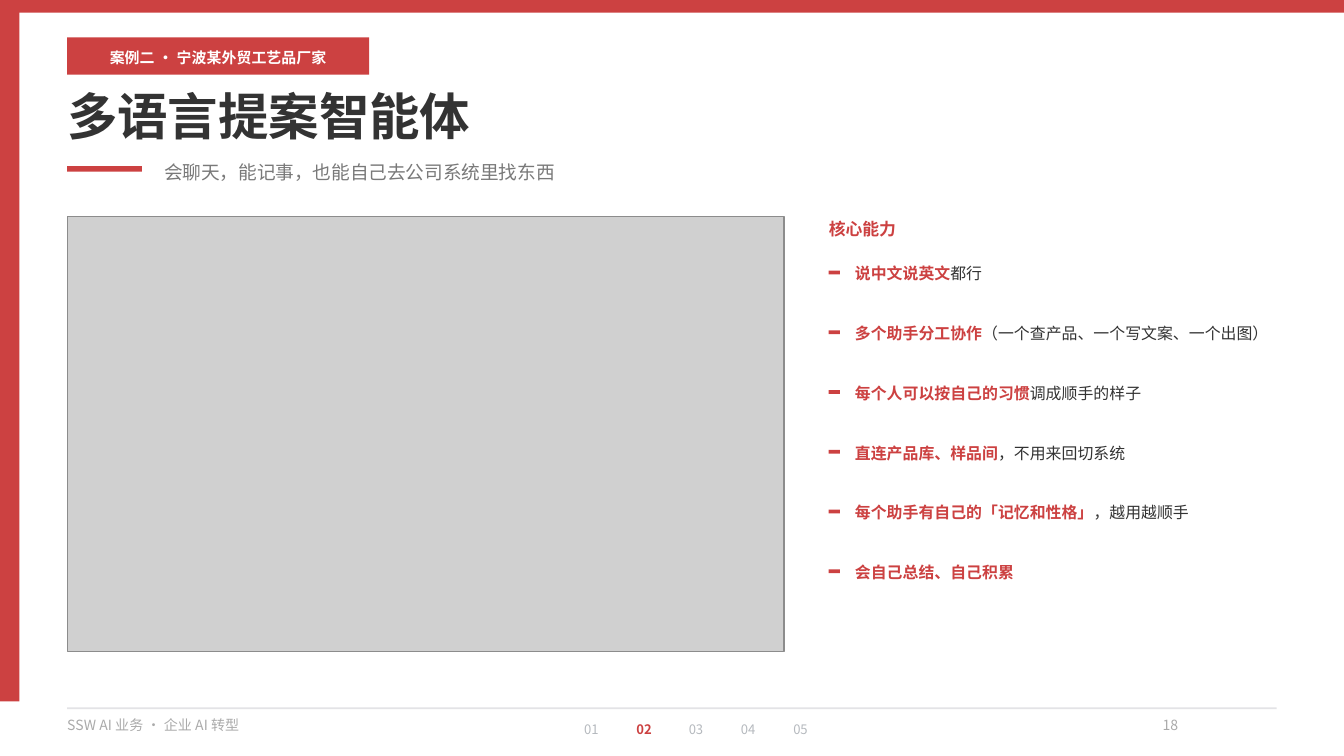
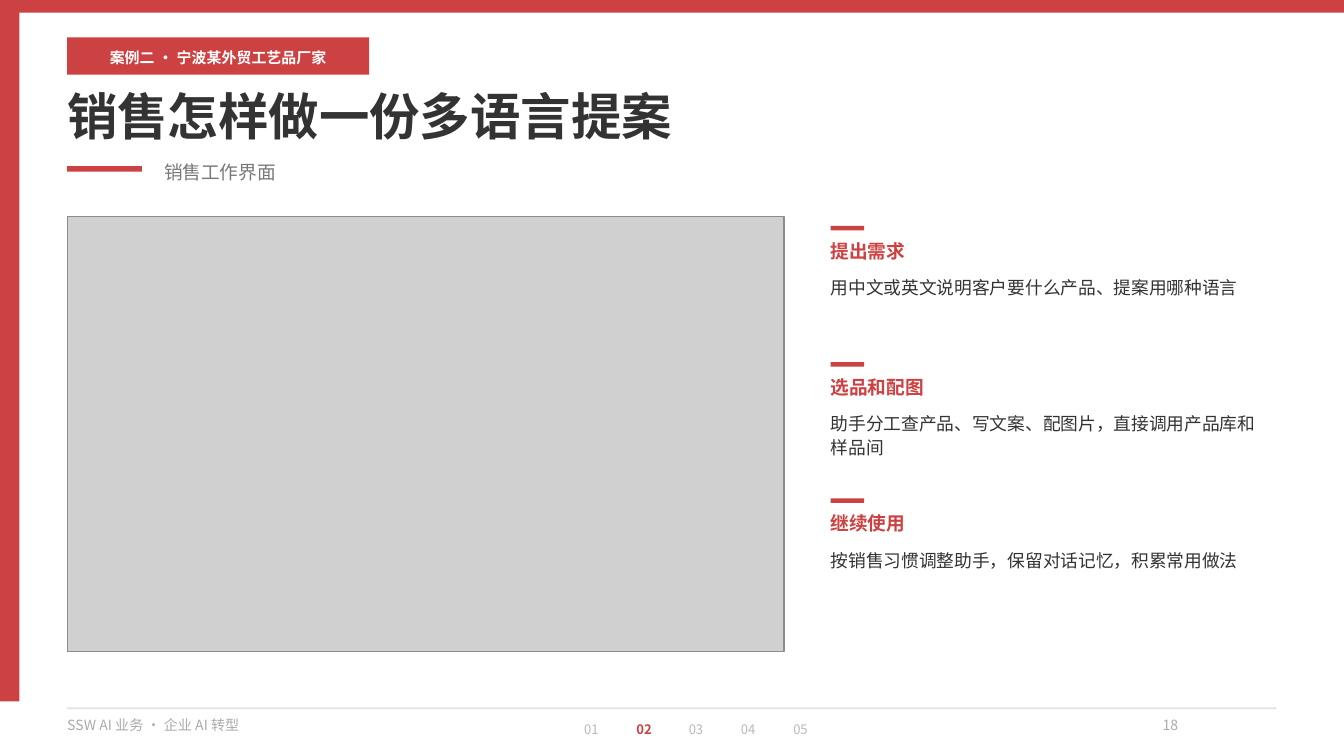
Before and after one commit to hveraus/ssw-business, a slide deck: slide 18 of SSW AI 业务_v2/SSW AI 业务_v3.pptx. Drawn at 1344x756 pixels with LibreOffice and Linux fonts; fonts in the diff are those of the drawing; grey boxes stand for pictures. Boxes give left, top, right and bottom in pixels: in the first picture for what was removed or moved away, otherwise in the second. Text is boxed around its words. In the diff, an @@ line names an element or a change of style, - is before the commit and + after.

```diff
--- a/SSW AI 业务_v2/SSW AI 业务_v3.pptx
+++ b/SSW AI 业务_v2/SSW AI 业务_v3.pptx
@@ text at (x1=67, y1=92, x2=672, y2=140): text changed @@
-多语言提案智能体
+销售怎样做一份多语言提案
@@ text at (x1=164, y1=163, x2=276, y2=181): text changed @@
-会聊天，能记事，也能自己去公司系统里找东西
+销售工作界面
@@ text removed at (x1=829, y1=220, x2=896, y2=237) @@
-核心能力
@@ rectangle resized from (x1=829, y1=270, x2=840, y2=274) to (x1=831, y1=226, x2=864, y2=230) @@
@@ text added at (x1=831, y1=242, x2=905, y2=260), 10 pt, text #CC4141, bold @@
+提出需求
@@ text removed at (x1=855, y1=265, x2=982, y2=281) @@
-说中文说英文都行
@@ text added at (x1=831, y1=279, x2=1238, y2=296), 9.5 pt, text #333333 @@
+用中文或英文说明客户要什么产品、提案用哪种语言
@@ rectangle removed at (x1=829, y1=331, x2=840, y2=335) @@
@@ rectangle resized from (x1=829, y1=390, x2=840, y2=394) to (x1=831, y1=362, x2=864, y2=366) @@
@@ text added at (x1=831, y1=378, x2=924, y2=396), 10 pt, text #CC4141, bold @@
+选品和配图
@@ text removed at (x1=855, y1=385, x2=1141, y2=401) @@
-每个人可以按自己的习惯调成顺手的样子
@@ text at (x1=831, y1=415, x2=1256, y2=456): text changed; size 8.5 to 9.5 pt @@
-多个助手分工协作（一个查产品、一个写文案、一个出图）
+助手分工查产品、写文案、配图片，直接调用产品库和样品间
@@ text removed at (x1=855, y1=445, x2=1125, y2=461) @@
-直连产品库、样品间，不用来回切系统
@@ rectangle removed at (x1=829, y1=450, x2=840, y2=454) @@
@@ rectangle resized from (x1=829, y1=509, x2=840, y2=513) to (x1=831, y1=499, x2=864, y2=503) @@
@@ text removed at (x1=855, y1=504, x2=1189, y2=520) @@
-每个助手有自己的「记忆和性格」，越用越顺手
@@ text added at (x1=831, y1=514, x2=905, y2=532), 10 pt, text #CC4141, bold @@
+继续使用
@@ text added at (x1=831, y1=552, x2=1238, y2=569), 9.5 pt, text #333333 @@
+按销售习惯调整助手，保留对话记忆，积累常用做法
@@ text removed at (x1=855, y1=564, x2=1014, y2=580) @@
-会自己总结、自己积累
@@ rectangle removed at (x1=829, y1=570, x2=840, y2=574) @@
```
Also in this commit, not shown: 18 other slides changed, 1 slide added, 1 slide removed, 3 other files.
